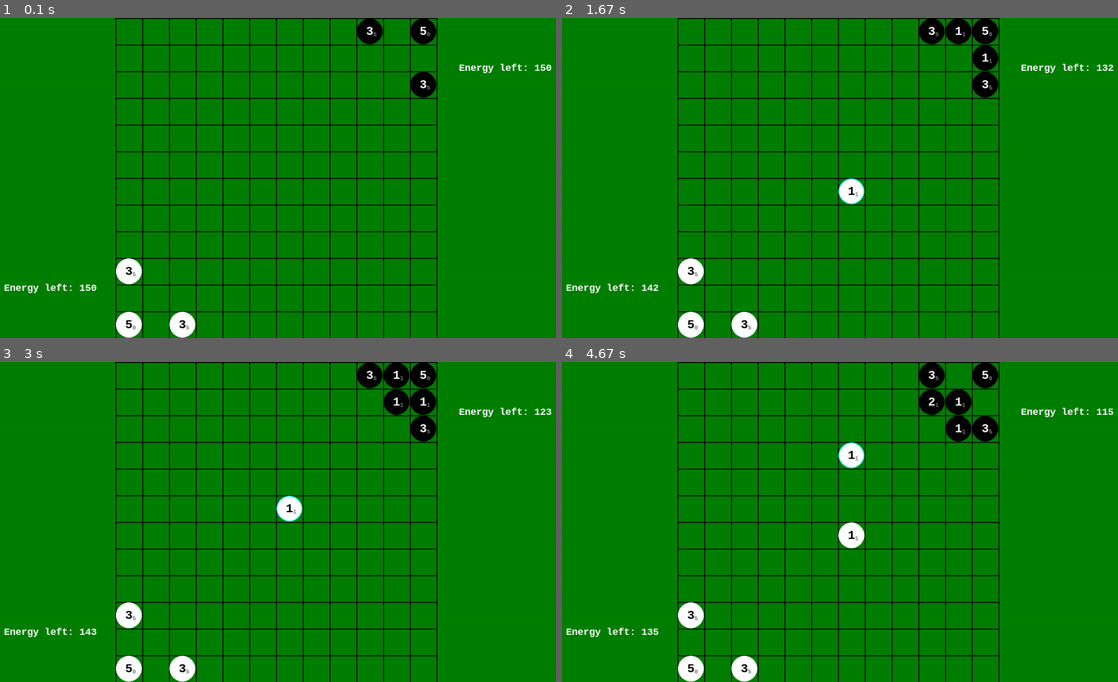
Above: before the commit, frames 1-4 (two rows, left to right).
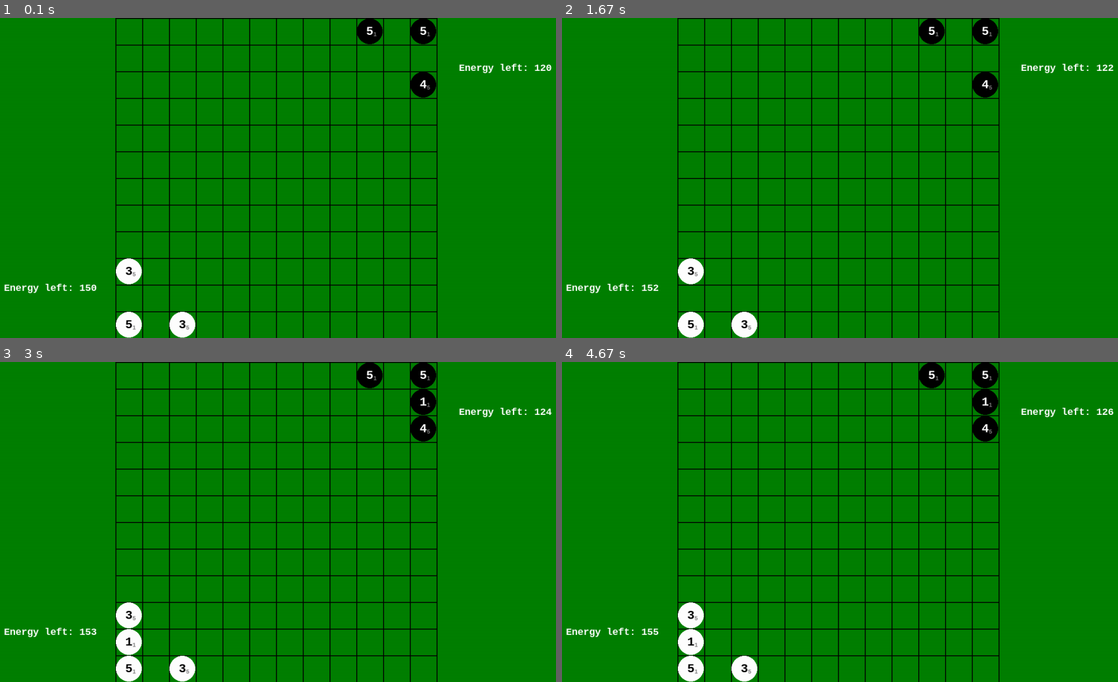
Above: after the commit, the same moments.

Repository: stanX19/pygame_projects
Game: pygame game, started from projects/my_reversi/srcs/main.py
Two runs of this game, one before a commit and one after it. Both use one fixed random seed, a clock stepped at 60 frames per second and the inputs below.
Inputs (mouse positions are in pixels of both pictures, inside the frame that each line leads up to):
- Up to frame 1 (0.1 s): no input
- Up to frame 2 (1.67 s): press the mouse at (840, 200) at 0.37 s; move the mouse to (767, 190) at 0.47 s; release the mouse at (695, 181) at 0.6 s; press the mouse at (840, 200) at 0.7 s; move the mouse to (923, 200) at 0.8 s; release the mouse at (1006, 203) at 0.93 s; hold Esc from 1.5 s (still down)
- Up to frame 3 (3 s): release Esc at 1.97 s
- Up to frame 4 (4.67 s): press the mouse at (840, 544) at 4.53 s; move the mouse to (784, 477) at 4.63 s

The runs differ from the first frame. In frame 1, less than 0.1% of the frame differs, in the area x 23-99%, y 2-98%; in frame 2, 1.0%; in frame 3, 1.3%; in frame 4, 2.2%, in the area x 15-100%, y 2-98%.

Commit message:
game working, classes, ctrl select

Diff:
--- a/projects/my_reversi/srcs/classes/grid_manager.py
+++ b/projects/my_reversi/srcs/classes/grid_manager.py
@@ -2,26 +2,26 @@
 import random
 from typing import Union, Callable
 
-from .unit import Unit, Black, White
+from .unit import Unit, Black, White, ClassEnum
 
 
 class GridRow:
     def __init__(self, grid, y: int):
-        self.grid = grid
+        self.grid_manager = grid
         self.y = y
-        self.y += self.grid.grid_size * (self.y < 0)
+        self.y += self.grid_manager.grid_size * (self.y < 0)
 
     def __getitem__(self, col):
-        return self.grid.grid[self.y][col]
+        return self.grid_manager.grid[self.y][col]
 
     def __setitem__(self, x: int, value: Union[None, Unit]):
-        x += self.grid.grid_size * (x < 0)
+        x += self.grid_manager.grid_size * (x < 0)
         if isinstance(value, Unit):
             value.x = x
             value.y = self.y
             value.prev_x = x
             value.prev_y = self.y
-        self.grid.grid[self.y][x] = value
+        self.grid_manager.grid[self.y][x] = value
 
 
 class GridManager:
@@ -56,6 +56,17 @@
         for y, row in enumerate(self.grid):
             for x, unit in enumerate(row):
                 yield x, y
+
+    def select_all(self, key=None):
+        for u in self.iter_unit():
+            if key and key(u):
+                u.selected = True
+
+    def unselect_all(self, key=None):
+        for u in self.selected_units:
+            if key and not key(u):
+                continue
+            u.selected = False
 
     @property
     def selected_units(self):
@@ -122,7 +133,7 @@
             ret = self._bfs(start, unit)
         return ret
 
-    def move_units(self, delta_time):
+    def update_delta_time(self, delta_time):
         # update timers
         for y in range(self.grid_size):
             for x in range(self.grid_size):
@@ -130,6 +141,7 @@
                 if isinstance(unit, Unit):
                     unit.update_time(delta_time)
 
+    def move_units(self):
         # resolve movement & eat
         for y in range(self.grid_size):
             for x in range(self.grid_size):
@@ -184,6 +196,9 @@
                 survivor.hp = 1
             print(f"rolled dice {self.balance}")
 
+        u1.update_class()
+        u2.update_class()
+
     def can_eat(self, x1: int, y1: int, x2: int, y2: int):
         u1 = self.grid[y1][x1]
         u2 = self.grid[y2][x2]
@@ -196,18 +211,41 @@
         if u1.move_timer <= 0 and u2.hp <= 0:
             return True
 
-    def find_max_hp_target(self, _class) -> Union[tuple, None]:
-        max_hp = -1
-        location = (-1, -1)
-
-        for j, row in enumerate(self.grid):
-            for i, unit in enumerate(row):
-                if not isinstance(unit, _class):
-                    continue
-                if unit.hp > max_hp:
-                    max_hp = unit.hp
-                    location = (i, j)
-
-        if max_hp != -1:
-            return location
-        return None
+    def spawn_one_around(self, unit: Unit):
+        if not isinstance(unit, (Black, White)):
+            return
+        for dy, dx in [(-1, 0), (1, 0), (0, -1), (0, 1)]:  # , (-1, -1), (1, 1), (1, -1), (-1, 1)]:
+            y, x = unit.y + dy, unit.x + dx
+            if not (0 <= x < self.grid_size and 0 <= y < self.grid_size):
+                continue
+            if isinstance(self.grid[y][x], Unit) and self.grid[y][x].hp > 0:
+                continue
+            self[y][x] = unit.__class__(search_radius=3)
+            return
+        for dy, dx in [(-1, 0), (1, 0), (0, -1), (0, 1)]:  # , (-1, -1), (1, 1), (1, -1), (-1, 1)]:
+            y, x = unit.y + dy, unit.x + dx
+            if not (0 <= x < self.grid_size and 0 <= y < self.grid_size):
+                continue
+            if not isinstance(self.grid[y][x], type(unit)):
+                continue
+            self.grid[y][x].upgrade()
+            return
+
+    def spawn_units(self):
+        for unit in self.iter_unit():
+            if unit.unit_class == ClassEnum.BASE and unit.atk_timer == 0:
+                self.spawn_one_around(unit)
+                unit.atk_timer = unit.atk_cd
+
+    def find_max_hp_target(self, _class) -> Union[Unit, None]:
+        max_hp = 0
+        ret = None
+
+        for unit in self.iter_unit():
+            if not isinstance(unit, _class):
+                continue
+            if unit.hp > max_hp:
+                max_hp = unit.hp
+                ret = unit
+
+        return ret
--- a/projects/my_reversi/srcs/classes/unit.py
+++ b/projects/my_reversi/srcs/classes/unit.py
@@ -1,4 +1,17 @@
+import math
 from typing import Union
+
+
+class UnitClass(str):
+    pass
+
+
+class ClassEnum:
+    BASIC = UnitClass("Basic")
+    CALVARY = UnitClass("Calvary")
+    CASTLE = UnitClass("Castle")
+    BASE = UnitClass("Base")
+    BEACON = UnitClass("Beacon")
 
 
 class Unit:
@@ -21,9 +34,12 @@
         self.target_cord: Union[None, tuple[int, int]] = None
         self.next: Union[None, tuple[int, int]] = None
 
-        self.set_class()
+        self.unit_class: UnitClass = ClassEnum.BASIC
+        self.update_class()
 
     def move_to(self, grid: list[list], x: int, y: int):
+        if self.move_timer:
+            return
         self.prev_x = self.x
         self.prev_y = self.y
         self.x = x
@@ -36,25 +52,31 @@
         self._move_timer = self.move_cd
         self._atk_timer = self.atk_cd
 
+        # do not change to zero, when upgraded cd reset will cause recursive reset cd
+
     @property
     def move_timer(self) -> float:
+        if self.move_cd == float('inf'):
+            return self.move_cd
         return self._move_timer
 
     @move_timer.setter
     def move_timer(self, val):
         if self.move_cd == float('inf'):
             return
-        self._move_timer = max(0, val)
+        self._move_timer = max(0.0, val)
 
     @property
     def atk_timer(self):
+        if self.atk_cd == float('inf'):
+            return self.atk_cd
         return self._atk_timer
 
     @atk_timer.setter
     def atk_timer(self, val):
         if self.atk_cd == float('inf'):
             return
-        self._atk_timer = max(0, val)
+        self._atk_timer = max(0.0, val)
 
     def attack(self, u2):
         if self.atk_timer > 0:
@@ -66,23 +88,30 @@
         self.atk_timer -= delta_time
         self.move_timer -= delta_time
 
-    def set_class(self):
+    def update_class(self):
+        self.search_radius = 3
+        if self.hp <= 1:
+            self.unit_class = ClassEnum.BASIC
         if self.hp >= 2:
             self.dmg = 1
             self.move_cd = 0.5
             self.atk_cd = 0.5
+            self.unit_class = ClassEnum.CALVARY
         if self.hp >= 3:
             self.dmg = 5
             self.move_cd = 3
             self.atk_cd = 3
+            self.unit_class = ClassEnum.CASTLE
         if self.hp >= 5:
             self.move_cd = float('inf')
-            self.dmg = 0
+            self.atk_cd = 10 / math.sqrt(self.hp - 4)
+            self.dmg = 1
             self.search_radius = 0
+            self.unit_class = ClassEnum.BASE
 
     def upgrade(self):
         self.hp += 1
-        self.set_class()
+        self.update_class()
         self.reset_timer()
 
     def __str__(self):
@@ -91,6 +120,9 @@
 
     def __repr__(self):
         return self.__str__()
+
+    def __int__(self):
+        return self.hp
 
 
 class Black(Unit):
--- a/projects/my_reversi/srcs/main.py
+++ b/projects/my_reversi/srcs/main.py
@@ -2,7 +2,7 @@
 import random
 import pygame
 from classes.grid_manager import GridManager
-from classes.unit import Unit, Black, White
+from classes.unit import Unit, Black, White, ClassEnum
 
 # Initialize Pygame
 pygame.init()
@@ -18,7 +18,7 @@
 LINE_COLOR = (0, 0, 0)
 BACKGROUND_COLOR = (0, 128, 0)  # Green background
 LINE_MARGIN = LINE_WIDTH // 2  # Margin for line detection
-ENERGY_RECOVERY_RATE = 1  # Energy recovery per second per unit
+ENERGY_RECOVERY_RATE = 0.1  # Energy recovery per second per unit
 MAX_ENERGY = GRID_SIZE * 4 * 10  # Maximum energy
 BASIC_UNIT_COST = 10  # Energy cost to spawn a unit
 UPGRADE_UNIT_COST = 10  # Energy cost to upgrade a unit
@@ -71,7 +71,7 @@
 
     def get_grid_position(self, pos):
         x, y = pos
-        if x < SIDE_SPACE or x >= BOARD_SIZE + SIDE_SPACE:
+        if x < SIDE_SPACE or x >= BOARD_SIZE + SIDE_SPACE or y < 0 or y > BOARD_SIZE:
             return -1, -1
         x -= SIDE_SPACE
         if x % CELL_SIZE < LINE_MARGIN or x % CELL_SIZE > CELL_SIZE - LINE_MARGIN:
@@ -96,7 +96,7 @@
                 if not unit:
                     continue
                 n = min(0.05, unit.move_cd)  # animation time cannot be more than n
-                k = min(1, (unit.move_cd - unit.move_timer) / n)  # how much towards current
+                k = max(0, min(1, (unit.move_cd - unit.move_timer) / n))  # how much towards current
                 _x = k * x + (1 - k) * unit.prev_x
                 _y = k * y + (1 - k) * unit.prev_y
                 center = (_x * CELL_SIZE + CELL_SIZE // 2 + SIDE_SPACE, _y * CELL_SIZE + CELL_SIZE // 2)
@@ -135,29 +135,22 @@
         info_rect = info_text.get_rect(center=(SCREEN_WIDTH // 2, SCREEN_HEIGHT // 2))
         self.screen.blit(info_text, info_rect)
 
-    def spawn_black_unit(self, delta_time):
-        if random.random() > 0.1 * (self.black_energy / MAX_ENERGY):
+    def black_play(self):
+        black_units = [i for i in self.grid.iter_unit() if isinstance(i, Black)]
+        units = list(sorted(black_units, key=lambda u: u.hp))
+        active = sum(1 for u in units if u.unit_class != ClassEnum.BASE)
+        inactive = len(units) - active
+        if inactive >= active:
             return
-        loc = self.grid.find_max_hp_target(Black)
-        if loc is None:
-            return
-        if self.grid[loc[1]][loc[0]].hp <= 1:
-            return
-        for dy, dx in [(-1, 0), (1, 0), (0, -1), (0, 1), (-1, -1), (1, 1), (1, -1), (-1, 1)]:
-            y, x = loc[1] + dy, loc[0] + dx
-            if not (0 <= x < GRID_SIZE and 0 <= y < GRID_SIZE):
-                continue
-            while type(self.grid[y][x]) is Black and self.black_energy >= UPGRADE_UNIT_COST and random.random() < 0.1:
-                self.grid[y][x].upgrade()
+        for unit in units:
+            if isinstance(unit, Black) and unit.hp < 5 and self.black_energy >= UPGRADE_UNIT_COST:
+                unit.upgrade()
                 self.black_energy -= UPGRADE_UNIT_COST
-            if not self.grid[y][x] and self.black_energy >= BASIC_UNIT_COST:
-                self.grid[y][x] = Black(1, 1, 1, GRID_SIZE)
-                self.black_energy -= BASIC_UNIT_COST
-                break
+                return
 
     def recover_energy(self, delta_time):
-        white_count = self.grid.count_if(lambda u: isinstance(u, White) and u.hp >= 5)
-        black_count = self.grid.count_if(lambda u: isinstance(u, Black) and u.hp >= 5)
+        white_count = 10 + sum(u.hp - 4 for u in self.grid.iter_unit() if isinstance(u, White) and u.hp >= 5)
+        black_count = 10 + sum(u.hp - 4 for u in self.grid.iter_unit() if isinstance(u, Black) and u.hp >= 5)
         white_rate = ENERGY_RECOVERY_RATE * white_count
         black_rate = ENERGY_RECOVERY_RATE * black_count
         self.white_energy = min(MAX_ENERGY, self.white_energy + white_rate * delta_time)
@@ -178,13 +171,15 @@
             elif self.white_energy >= UPGRADE_UNIT_COST:
                 self.white_energy -= UPGRADE_UNIT_COST
                 self.grid[y][x].upgrade()
-        elif event.button == 3 and not isinstance(self.grid[y][x], White) and self.grid.selected_units:
+        elif event.button == 1 and not isinstance(self.grid[y][x], White) and self.grid.selected_units:
             for u in self.grid.selected_units:
                 u.target_cord = (y, x)
-        elif event.button == 1 and self.grid[y][x] is None:
-            self.place_basic_unit(y, x)
+        # elif event.button == 1 and self.grid[y][x] is None:
+        #     self.place_basic_unit(y, x)
         elif event.button == 1 and isinstance(self.grid[y][x], White):
-            self.grid[y][x].selected = not self.grid[y][x].selected
+            if not pygame.key.get_pressed()[pygame.K_LCTRL]:
+                self.grid.unselect_all()
+            self.grid[y][x].selected = True
 
     def check_end_game(self):
         count = {
@@ -201,20 +196,31 @@
             self.draw_end_game(f"""YOU WON!""")
             self.running = False
 
+    def handle_events(self):
+        for event in pygame.event.get():
+            if event.type == pygame.QUIT:
+                self.quit = True
+            elif event.type == pygame.MOUSEBUTTONUP:
+                self.handle_mouse_event(event)
+
+        keys = pygame.key.get_pressed()
+        if keys[pygame.K_LCTRL] and keys[pygame.K_a]:
+            self.grid.select_all(key=lambda u: isinstance(u, White))
+        if keys[pygame.K_ESCAPE]:
+            self.grid.unselect_all()
+
     def run(self):
         self.init_game()
         self.running = True
         while self.running and not self.quit:
             delta_time = self.clock.tick(60) / 1000.0  # Get delta time
-            for event in pygame.event.get():
-                if event.type == pygame.QUIT:
-                    self.quit = True
-                elif event.type == pygame.MOUSEBUTTONDOWN:
-                    self.handle_mouse_event(event)
-
-            self.grid.move_units(delta_time)
+            self.handle_events()
+
+            self.grid.update_delta_time(delta_time)
+            self.grid.spawn_units()
+            self.grid.move_units()
             self.recover_energy(delta_time)
-            self.spawn_black_unit(delta_time)
+            self.black_play()
 
             self.screen.fill(BACKGROUND_COLOR)
             self.draw_grid()
Not shown, changed: projects/my_reversi/TODO
